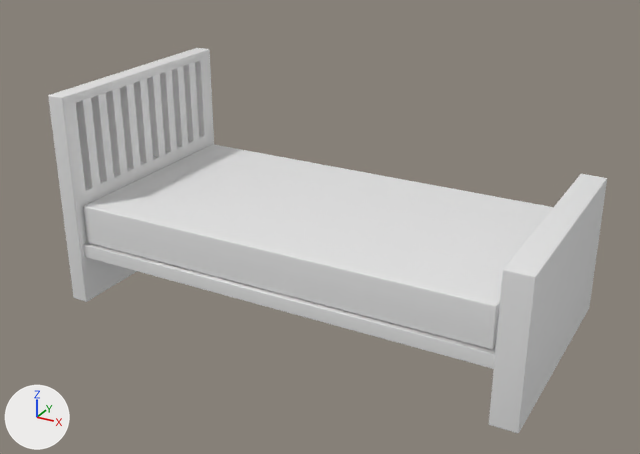
What one commit did to the FBX model 3DS Modelling/export/Bed.fbx.
Both versions are drawn from a camera (50 mm lens) standing at (3.18, -5.95, 3.69) and looking at (-0.05, -0.07, 0.75). Arrows for +X, +Y and +Z are at lower left; the lights stay in place. Materials are left out; every surface is plain grey. Where no turn or scale is listed for an object, it has been applied to the vertices.

Script lines for the objects in view, before the commit:
```python
me_mesh = bpy.data.meshes.new('Mesh')
me_mesh.from_pydata(...)  # 40 vertices, 38 faces; spans x -1.84..1.84, y -0.97..0.97, z 0.0..0.11
me_mesh.materials.append(mat_material__25)
me_mesh_001 = bpy.data.meshes.new('Mesh.001')
me_mesh_001.from_pydata(...)  # 168 vertices, 182 faces; spans x -4.2..4.2, y -38.5..38.5, z 0.0..46.9
me_mesh_001.materials.append(mat_material__25)
me_mesh_002 = bpy.data.meshes.new('Mesh.002')
me_mesh_002.from_pydata(...)  # 498 vertices, 1032 faces; spans x -0.08..0.08, y -1.0..1.0, z 0.0..1.82
me_mesh_002.materials.append(mat_material__25)
ob_foot_of_bed = bpy.data.objects.new('Foot of Bed', me_mesh_001)
ob_foot_of_bed.location = (1.874, 0.025, 0.0)
ob_foot_of_bed.scale = (0.0254, 0.0261, 0.0254)
ob_frame = bpy.data.objects.new('Frame', me_mesh)
ob_frame.location = (-0.056, 0.043, 0.418)
ob_head_board = bpy.data.objects.new('Head Board', me_mesh_002)
ob_head_board.location = (-1.941, 0.029, 0.0)
# also in view: 'Mattress' at (-0.06, 0.04, 0.71)
```
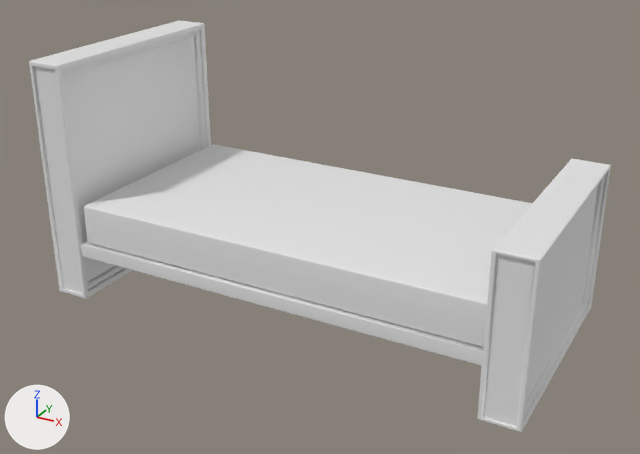
Pixel boxes (x1, y1, x2, y2) of what changed, in the pictures (640 x 454 px):
'Box001', added: after (29, 20, 211, 299)
'Foot of Bed', reshaped, moved, rescaled (13% wider): before (489, 174, 607, 434); after (477, 159, 611, 432)
'Head Board', deleted: before (48, 48, 214, 302)

What the commit changed:
me_mesh_001 is used by ob_foot_of_bed; location (1.874, 0.025, 0.0); scale (0.0254, 0.0261, 0.0254).
me_mesh_001 had 168 vertices, 182 faces and spanned x -4.2..4.2, y -38.5..38.5, z 0.0..46.9.
me_mesh_001 now has 228 vertices, 238 faces and spans x -6.1..6.1, y -38.6..38.6, z 0.0..72.6.
me_mesh_001 part 1: 168 vertices removed from x -4.2..4.2, y -38.5..38.5, z 0.0..46.9; 228 vertices added at x -6.1..6.1, y -38.6..38.6, z 0.0..72.6.
Mesh me_mesh_002_1 is new.
It has 228 vertices, 238 faces and spans x -0.15..0.15, y -0.98..0.98, z 0.0..2.07.
Object 'Foot of Bed' (ob_foot_of_bed) moves from (1.874, 0.025, 0.0) to (1.835, 0.047, 0.0).
Object 'Foot of Bed' (ob_foot_of_bed) is rescaled from (0.0254, 0.0261, 0.0254) to (0.0259, 0.0259, 0.0179).
Object 'Head Board' (ob_head_board) is deleted.
Object 'Box001' (ob_box001) is new; it shows me_mesh_002_1.
Its location is (-2.064, 0.047, 0.0).
